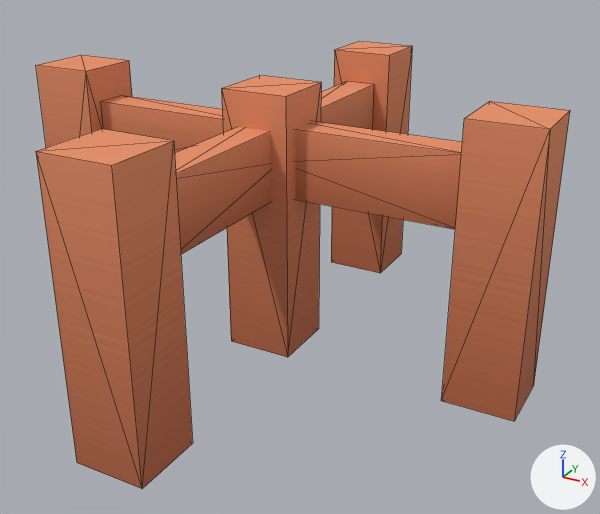
Before and after pictures for a commit that changed the glTF model assets/models/construction/walls/cross.glb.
The view is the same before and after, from a 50 mm lens placed at (0.748, -1.258, 0.811), pointed at (0.062, -0.011, 0.187). Every picture has the same lights, and +X, +Y and +Z are marked at lower right. The first picture is the older version. Mesh edges are drawn as thin lines. Where no turn or scale is listed for an object, it has been applied to the vertices.

The older version as bpy lines, for what is in view:
```python
me_wood_structure_part_004 = bpy.data.meshes.new('wood-structure-part.004')
me_wood_structure_part_004.from_pydata(...)  # 62 vertices, 96 faces; spans x -0.5..0.5, y -0.5..0.5, z 0.0..0.5
me_wood_structure_part_004.materials.append(mat_colormap_003)  # picture img_colormap
ob_wood_structure_part_001 = bpy.data.objects.new('wood-structure-part.001', me_wood_structure_part_004)
ob_wood_structure_part_001.location = (0.0, 0.0, 0.0)
```
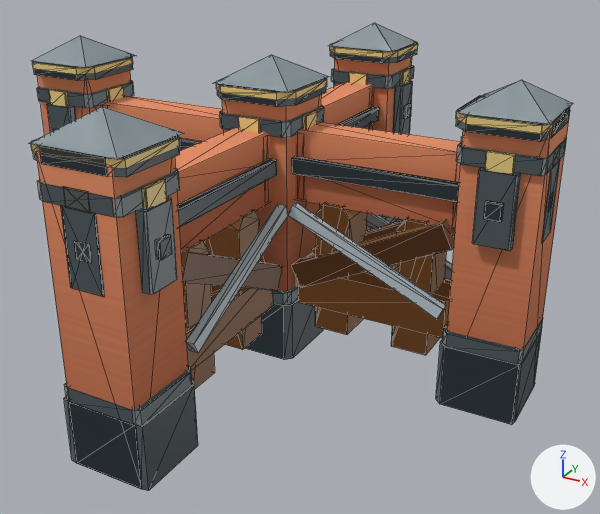
Diff of the bpy script that builds the scene:
```diff
--- a/assets/models/construction/walls/cross.glb.py
+++ b/assets/models/construction/walls/cross.glb.py
@@ mat_upgrade_shell @@
+mat_upgrade_shell = bpy.data.materials.new('upgrade_shell')
+mat_upgrade_shell.use_nodes = True; mat_upgrade_shell.node_tree.nodes.clear()
+_N = mat_upgrade_shell.node_tree.nodes; _L = mat_upgrade_shell.node_tree.links
+n0 = _N.new('ShaderNodeBsdfPrincipled'); n0.name = 'Principled BSDF'
+n0.inputs[2].default_value = 0.4  # 'Roughness'
+n1 = _N.new('ShaderNodeOutputMaterial'); n1.name = 'Material Output'
+n2 = _N.new('ShaderNodeVertexColor'); n2.name = 'Color Attribute'
+_L.new(n0.outputs[0], n1.inputs[0])  # 'BSDF' to 'Surface'
+_L.new(n2.outputs[0], n0.inputs[0])  # 'Color' to 'Base Color'
@@ me_upgrade_wall_level_8 @@
+me_upgrade_wall_level_8.from_pydata(...)  # 1705 vertices, 2932 faces; spans x -0.501..0.501, y -0.501..0.501, z 0.0..0.553
+me_upgrade_wall_level_8.materials.append(mat_upgrade_shell)
@@ me_upgrade_wall_level_7 @@
+me_upgrade_wall_level_7.from_pydata(...)  # 1273 vertices, 2188 faces; spans x -0.501..0.501, y -0.501..0.501, z 0.0..0.553
+me_upgrade_wall_level_7.materials.append(mat_upgrade_shell)
@@ me_upgrade_wall_level_6 @@
+me_upgrade_wall_level_6.from_pydata(...)  # 1040 vertices, 1804 faces; spans x -0.501..0.501, y -0.501..0.501, z 0.0..0.457
+me_upgrade_wall_level_6.materials.append(mat_upgrade_shell)
@@ me_upgrade_wall_level_5 @@
+me_upgrade_wall_level_5.from_pydata(...)  # 944 vertices, 1644 faces; spans x -0.501..0.501, y -0.501..0.501, z 0.0..0.457
+me_upgrade_wall_level_5.materials.append(mat_upgrade_shell)
@@ me_upgrade_wall_level_4 @@
+me_upgrade_wall_level_4.from_pydata(...)  # 288 vertices, 488 faces; spans x -0.501..0.501, y -0.501..0.501, z 0.11..0.457
+me_upgrade_wall_level_4.materials.append(mat_upgrade_shell)
@@ me_upgrade_wall_level_3 @@
+me_upgrade_wall_level_3.from_pydata(...)  # 224 vertices, 392 faces; spans x -0.501..0.501, y -0.501..0.501, z 0.11..0.457
+me_upgrade_wall_level_3.materials.append(mat_upgrade_shell)
@@ me_upgrade_wall_level_2 @@
+me_upgrade_wall_level_2.from_pydata(...)  # 160 vertices, 280 faces; spans x -0.501..0.501, y -0.501..0.501, z 0.112..0.457
+me_upgrade_wall_level_2.materials.append(mat_upgrade_shell)
@@ ob_upgrade_wall_level_8 @@
+ob_upgrade_wall_level_8 = bpy.data.objects.new('upgrade_wall_level_8', me_upgrade_wall_level_8)
+ob_upgrade_wall_level_8.location = (0.0, 0.0, 0.0)
@@ ob_upgrade_wall_level_7 @@
+ob_upgrade_wall_level_7 = bpy.data.objects.new('upgrade_wall_level_7', me_upgrade_wall_level_7)
+ob_upgrade_wall_level_7.location = (0.0, 0.0, 0.0)
@@ ob_upgrade_wall_level_6 @@
+ob_upgrade_wall_level_6 = bpy.data.objects.new('upgrade_wall_level_6', me_upgrade_wall_level_6)
+ob_upgrade_wall_level_6.location = (0.0, 0.0, 0.0)
@@ ob_upgrade_wall_level_5 @@
+ob_upgrade_wall_level_5 = bpy.data.objects.new('upgrade_wall_level_5', me_upgrade_wall_level_5)
+ob_upgrade_wall_level_5.location = (0.0, 0.0, 0.0)
@@ ob_upgrade_wall_level_4 @@
+ob_upgrade_wall_level_4 = bpy.data.objects.new('upgrade_wall_level_4', me_upgrade_wall_level_4)
+ob_upgrade_wall_level_4.location = (0.0, 0.0, 0.0)
@@ ob_upgrade_wall_level_3 @@
+ob_upgrade_wall_level_3 = bpy.data.objects.new('upgrade_wall_level_3', me_upgrade_wall_level_3)
+ob_upgrade_wall_level_3.location = (0.0, 0.0, 0.0)
@@ ob_upgrade_wall_level_2 @@
+ob_upgrade_wall_level_2 = bpy.data.objects.new('upgrade_wall_level_2', me_upgrade_wall_level_2)
+ob_upgrade_wall_level_2.location = (0.0, 0.0, 0.0)
```

Changed parts and their boxes (x1, y1, x2, y2) in the pictures (600 x 514 px):
'upgrade_wall_level_8', added: after (28, 23, 573, 489)
'upgrade_wall_level_6', added: after (37, 82, 455, 491)
'upgrade_wall_level_5', added (mostly hidden): after (44, 198, 455, 424)
'upgrade_wall_level_4', added: after (42, 66, 414, 425)
'upgrade_wall_level_2', added: after (95, 67, 543, 217)
'upgrade_wall_level_7', added (mostly hidden): after (183, 210, 446, 349)
'upgrade_wall_level_3', added: after (547, 138, 567, 173)
